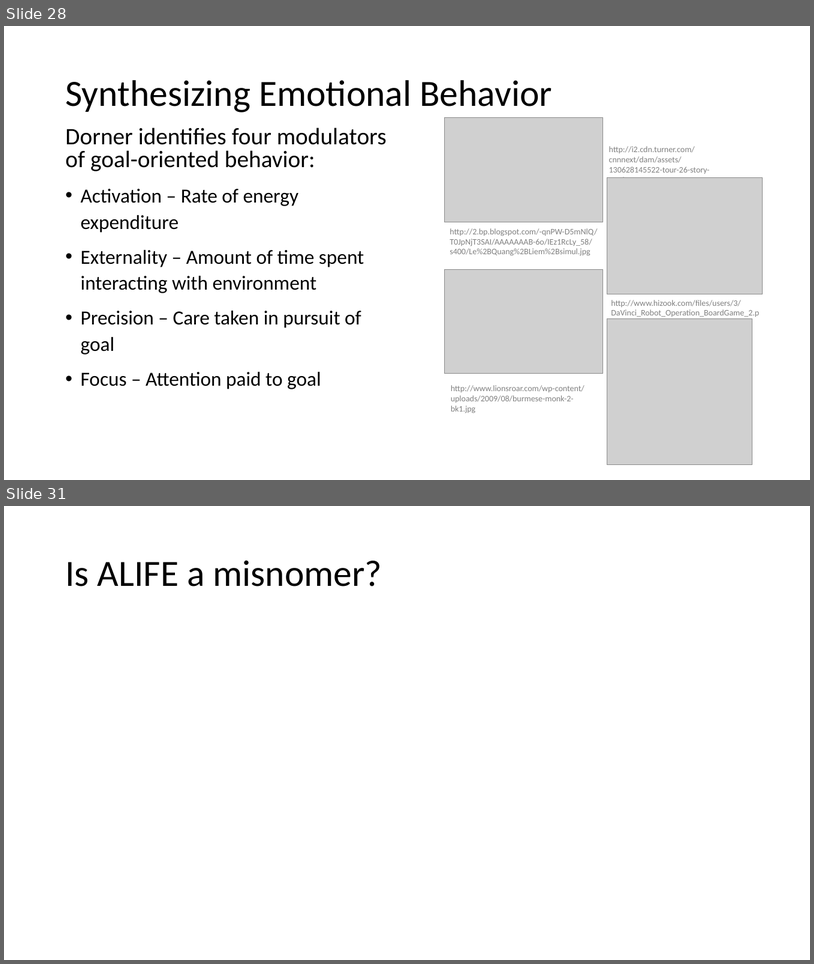
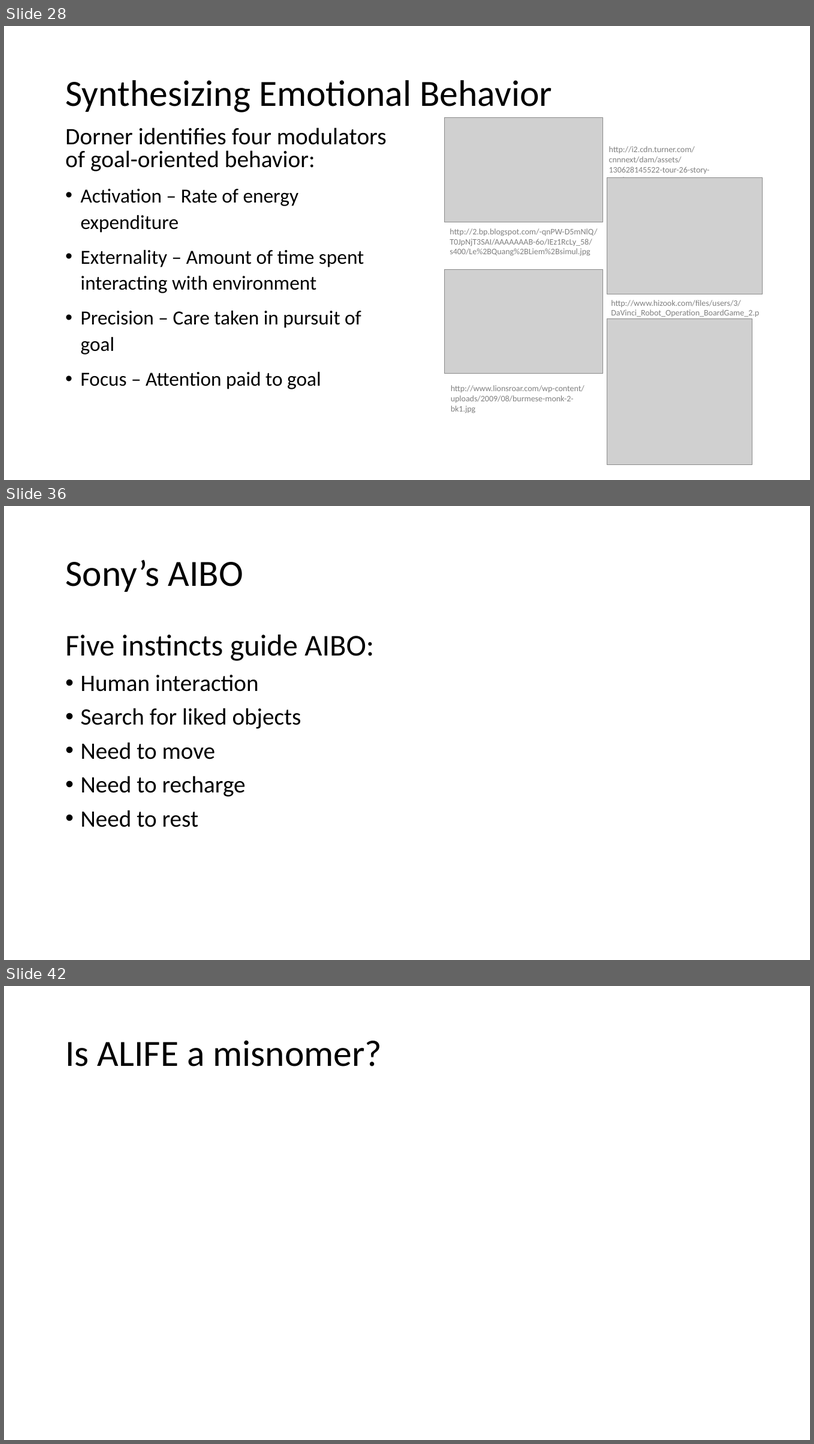
Before and after one commit to BenChurch/Fall2016, a slide deck: CISC879/ChapterPresentation/LectureSlidesCh8.pptx. Shown one above the other, each under a label of ours: slides 28 and 31 before the commit, slides 28, 36 and 42 after it; the slides between them are not shown. The pictures are 814x964 and 814x1444 pixels, drawn with LibreOffice and Linux fonts; fonts in the diff are those of the drawing; grey boxes stand for pictures. Boxes give left, top, right and bottom in pixels: in the first picture for what was removed or moved away, otherwise in the second. Text is boxed around its words. In the diff, an @@ line names an element or a change of style, - is before the commit and + after.

Commit message:
CISC 879 CH8 Presentation - Got the length, have enough slides, need something of script now

```diff
--- a/CISC879/ChapterPresentation/LectureSlidesCh8.pptx
+++ b/CISC879/ChapterPresentation/LectureSlidesCh8.pptx
@@ slide 36 added at [4, 506, 810, 960], background #FFFFFF @@
@@ title added at [65, 560, 243, 592], 44 pt, text #000000 @@
+Sony’s AIBO
@@ text added at [65, 634, 374, 827], 28 pt, text #000000 @@
+Five instincts guide AIBO:
+• Human interaction
+• Search for liked objects
+• Need to move
+• Need to recharge
+• Need to rest
@@ what was slide 31 is now slide 42 @@
```
Also in this commit, not shown: 2 slides changed, 10 other slides added, 4 other files.
